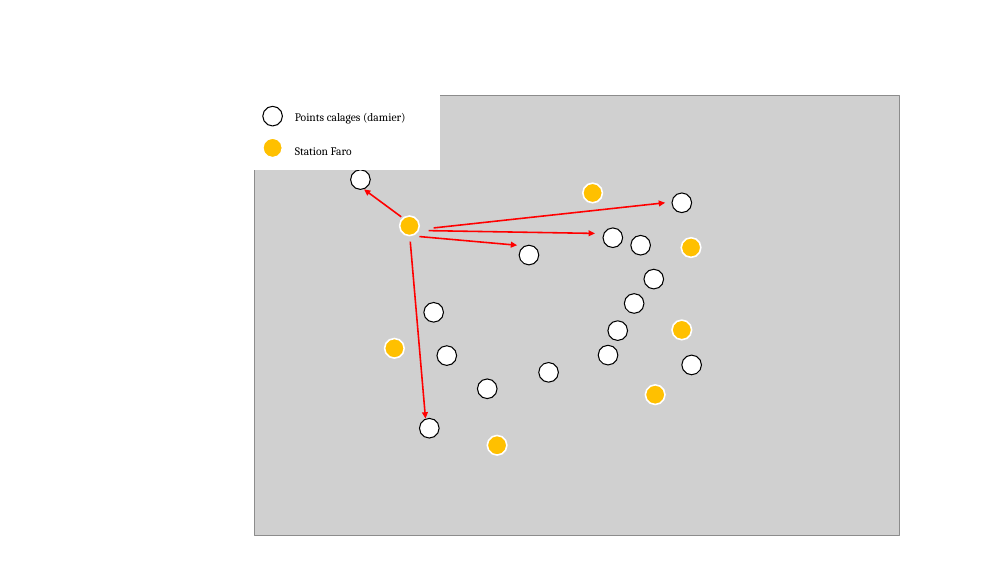
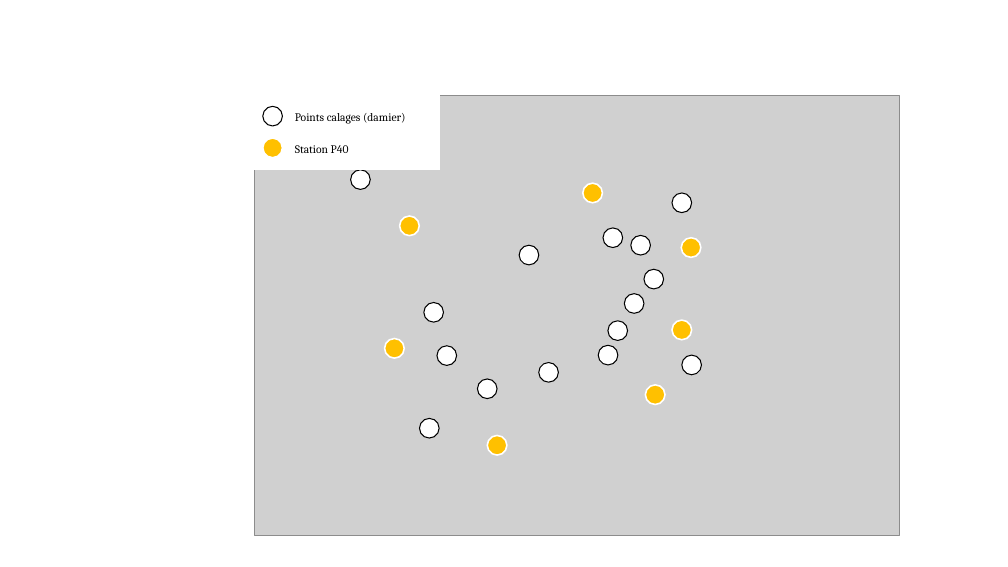
Before and after one commit to Brounst176/Bruno-TB, a slide deck: slide 2 of 1_plan_de_travail/figure.pptx. Drawn at 1008x567 pixels with LibreOffice and Linux fonts; fonts in the diff are those of the drawing; grey boxes stand for pictures. Boxes give left, top, right and bottom in pixels: in the first picture for what was removed or moved away, otherwise in the second. Text is boxed around its words. In the diff, an @@ line names an element or a change of style, - is before the commit and + after.

```diff
--- a/1_plan_de_travail/figure.pptx
+++ b/1_plan_de_travail/figure.pptx
@@ text in rectangle at (295,145,349,153): text changed @@
-Station Faro
+Station P40
@@ arrow removed from (402, 217) to (364, 190) @@
@@ arrow removed from (434, 228) to (665, 203) @@
@@ arrow removed from (420, 237) to (517, 245) @@
@@ arrow removed from (429, 231) to (595, 234) @@
@@ arrow removed from (411, 242) to (426, 418) @@
```
Also in this commit, not shown: 7 slides removed, 5 other files.
